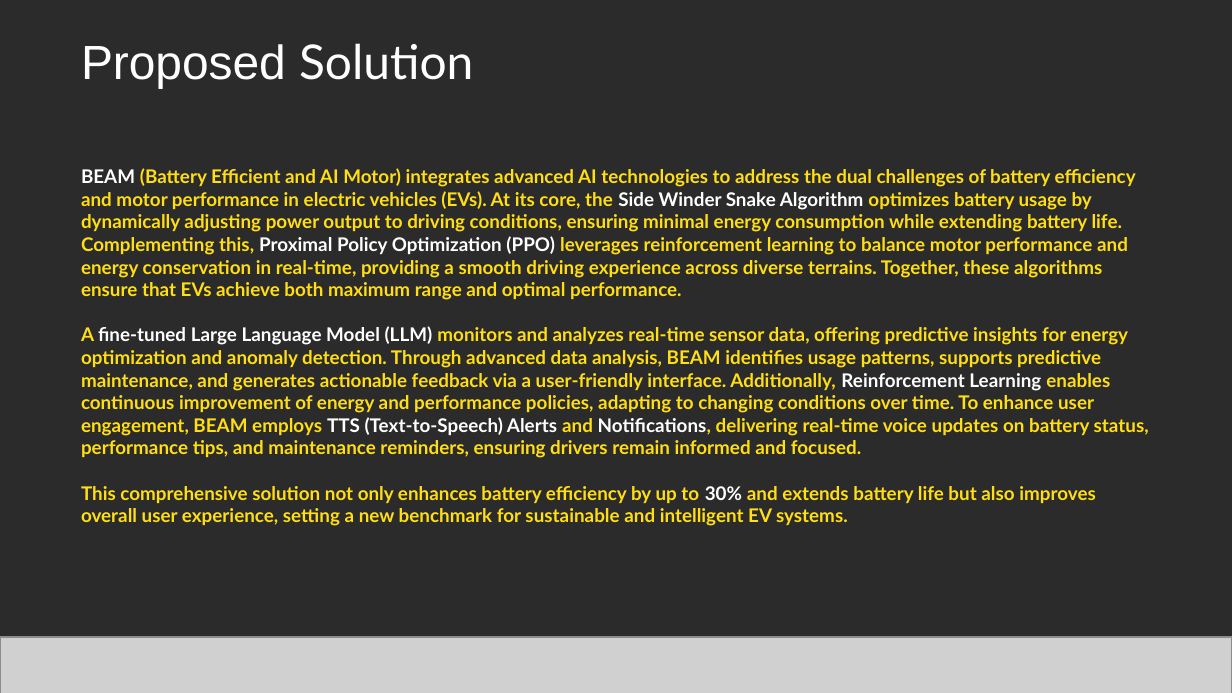
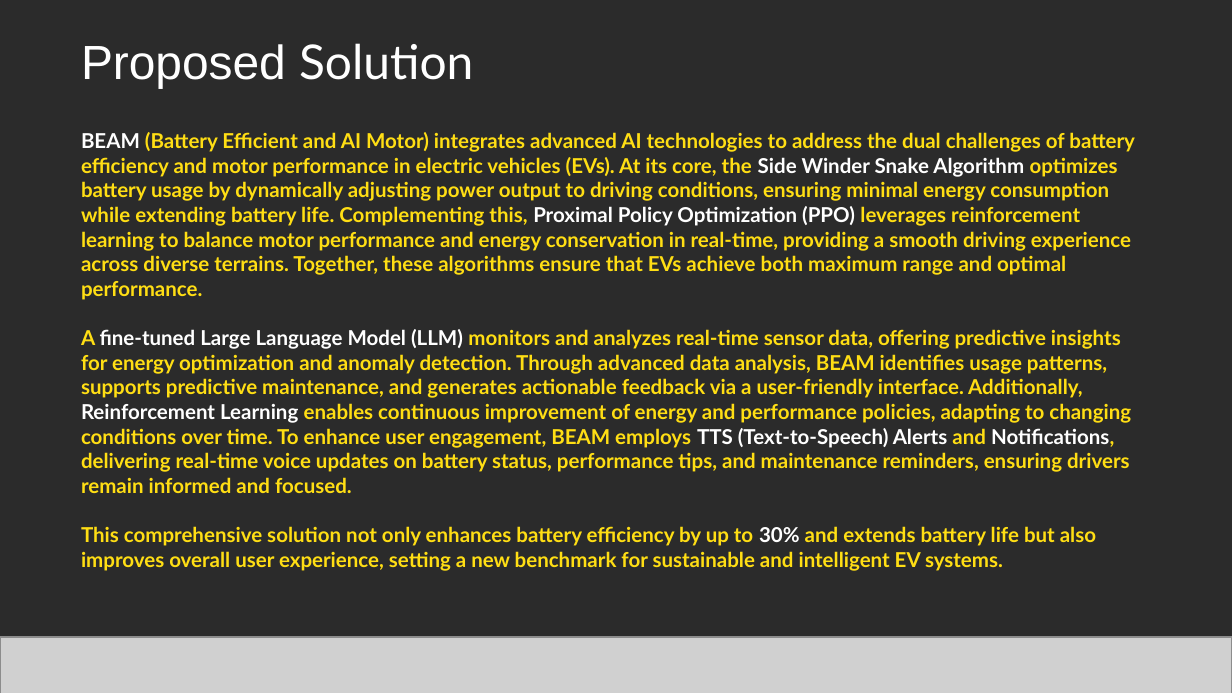
Before and after one commit to Perfect-Cube/Volkswagon-imobilothon-4.0, a slide deck: slide 4 of Volkswagen_Presentation.pptx. Drawn at 1232x693 pixels with LibreOffice and Linux fonts; fonts in the diff are those of the drawing; grey boxes stand for pictures; background and template pictures are left out; a plain dark background stands for a picture behind light text. Boxes give left, top, right and bottom in pixels: in the first picture for what was removed or moved away, otherwise in the second. Text is boxed around its words. In the diff, an @@ line names an element or a change of style, - is before the commit and + after.

```diff
--- a/Volkswagen_Presentation.pptx
+++ b/Volkswagen_Presentation.pptx
@@ text at <box>81,132,1135,571</box>: size 11 to 12 pt @@
```
Also in this commit, not shown: 3 other slides changed.
